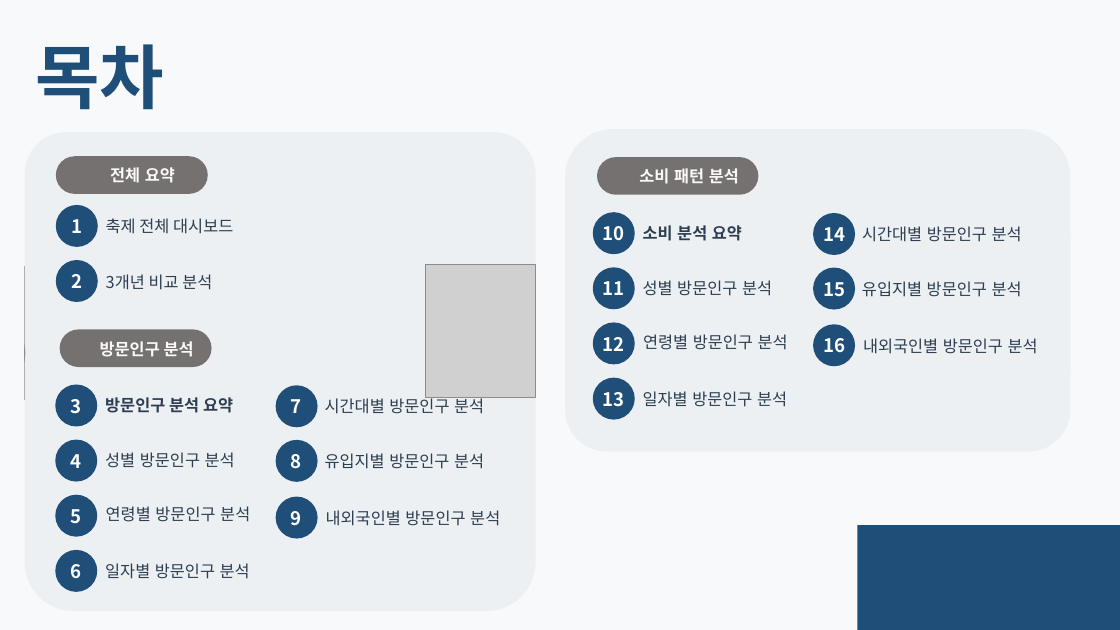
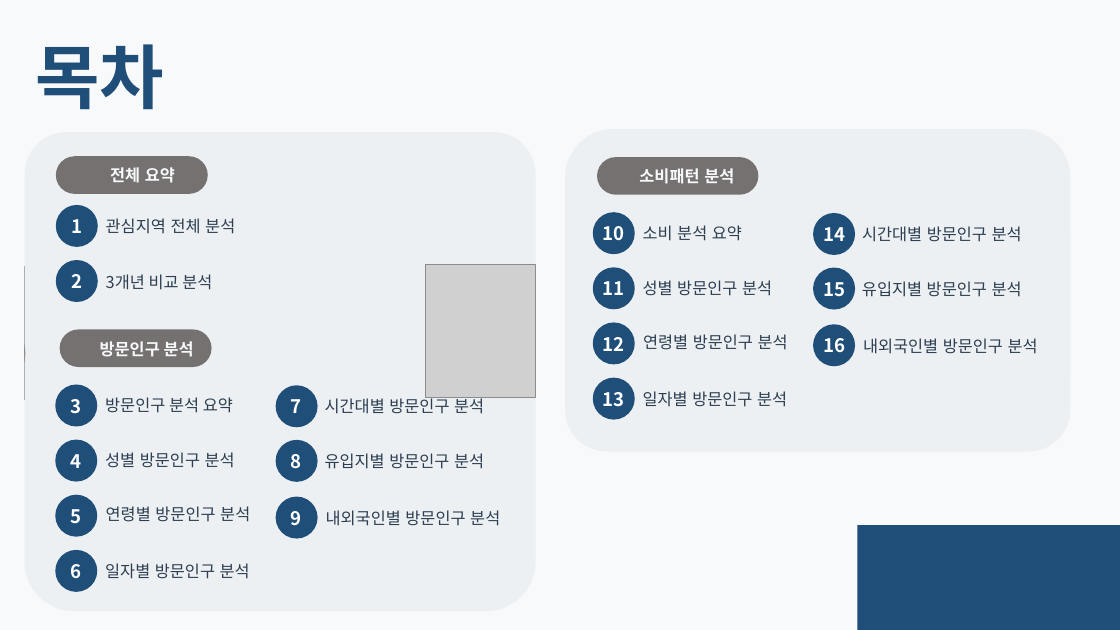
Before and after one commit to roddms/auto-report, a slide deck: slide 2 of template/master.pptx. Drawn at 1120x630 pixels with LibreOffice and Linux fonts; fonts in the diff are those of the drawing; grey boxes stand for pictures; background and template pictures are left out. Boxes give left, top, right and bottom in pixels: in the first picture for what was removed or moved away, otherwise in the second. Text is boxed around its words. In the diff, an @@ line names an element or a change of style, - is before the commit and + after.

```diff
--- a/template/master.pptx
+++ b/template/master.pptx
@@ text at bbox=[639, 168, 734, 184]: spaces changed @@
-소비 패턴 분석
+소비패턴 분석
@@ text at bbox=[106, 218, 235, 234]: text changed @@
-축제 전체 대시보드
+관심지역 전체 분석
@@ text "소비 분석 요약" at bbox=[643, 225, 742, 241]: bold off @@
@@ text "방문인구 분석 요약" at bbox=[105, 397, 233, 413]: bold off @@
```
Also in this commit, not shown: 10 other slides changed, 17 other files.
